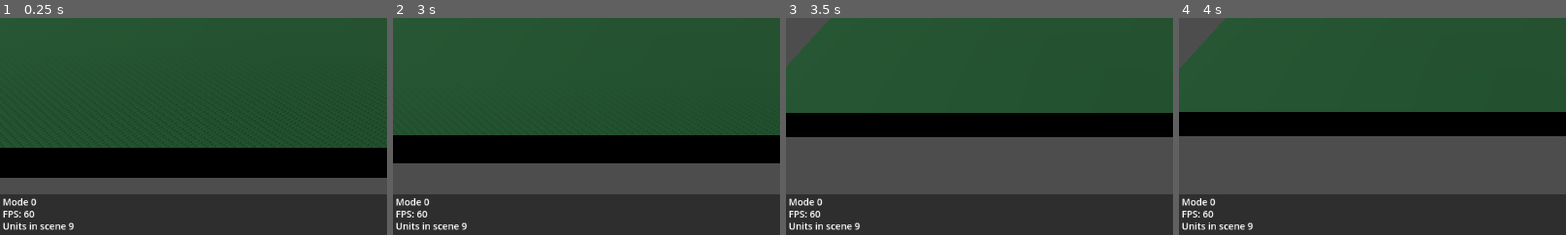
Above: before the commit, frames 1-4 (left to right).
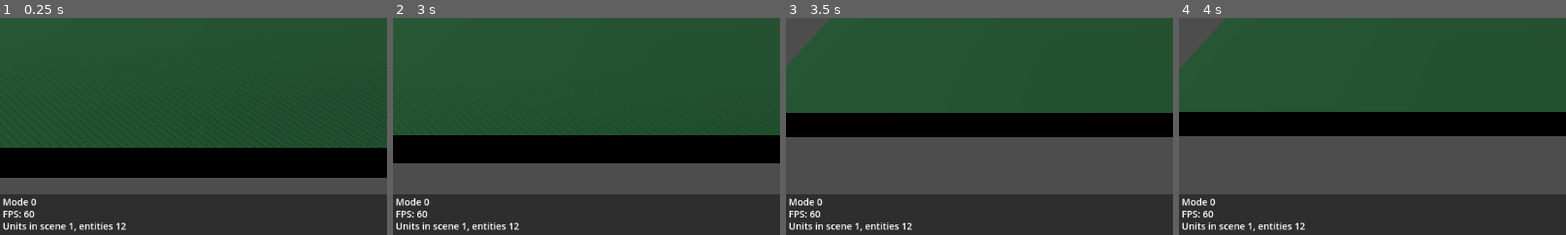
Above: after the commit, the same moments.

Repository: pxtimes3/notsoasl
Game: Godot game, scene res://scenes/main.tscn
Two runs of this game, one before a commit and one after it. Both use one fixed random seed, a clock stepped at 60 frames per second and the inputs below.
Inputs (mouse positions are % of the whole screen's width and height, from its top left):
- Up to frame 1 (0.25 s): no input
- Up to frame 2 (3 s): click "Start Turn" at 0.5 s; click "Start Turn" at 1.25 s; click "Start Turn" at 2 s; tap Enter at 2.75 s; move the mouse to (72, 45) at 2.77 s; hold S (camera_move_backward) from 2.78 s (still down); click (72, 45) at 2.92 s
- Up to frame 3 (3.5 s): keep holding S (camera_move_backward)
- Up to frame 4 (4 s): release S (camera_move_backward) at 3.5 s; drag from (30, 55) to (45, 70) at 3.52 s
The pictures show only the part of the screen within x 0-50%, y 50-100%; the shares and areas given below are measured in that part.

The runs differ from the first frame. In frame 1, 0.3% of the frame differs, in the area x 17-33%, y 94-99%; in frame 2, 0.3%; in frame 3, 0.3%; in frame 4, 0.3%.

Commit message:
Units + Entities

Diff:
--- a/scripts/main.gd
+++ b/scripts/main.gd
@@ -13,6 +13,7 @@
 var _player : int = 0
 
  #debug variables
+var unitEntityCount := {"units": 0, "entities": 0}
 var unitsCreated = 0
 var missionUnits : Dictionary = {}
 var definitions = ""
@@ -37,23 +38,29 @@
 	# removeSpawnAreas
 	get_node("player1_deploy").free()
 	get_node("player2_deploy").free()
+	unitEntityCount = getNumUnitsInScene()
 
 
 # Called every frame. 'delta' is the elapsed time since the previous frame.
 func _process(delta):
 	$Node2D/Control/VBoxContainer/fps.text = str("FPS: ", "%.0f" % (1.0 / delta))
-	$Node2D/Control/VBoxContainer/unitsInScene.text = str("Units in scene ", "%.0f" % (getNumUnitsInScene()))
+	$Node2D/Control/VBoxContainer/unitsInScene.text = str("Units in scene ", "%.0f" % (unitEntityCount.units), ", entities ", "%.0f" % (unitEntityCount.entities))
 	$Node2D/Control/VBoxContainer/mode.text = str("Mode ", "%s" % (Mode.MODE))
 	#Debug.log("Selected units: ", getSelectedUnits())
 	pass
 
-func getNumUnitsInScene() -> int:
+func getNumUnitsInScene() -> Dictionary:
 	var unitCount = 0
+	var entityCount = 0
 	var units = get_node("Units").get_children(true)
 	for i in units:
 		unitCount += 1
-		unitCount += get_child_count()
-	return unitCount
+		var unitChildren = i.get_children()
+		for n in unitChildren:
+			if n.is_class("CharacterBody3D"):
+				entityCount += 1
+
+	return {"units": unitCount, "entities": entityCount}
 
 func executeTurn():
 	prints("Turn executing!")
